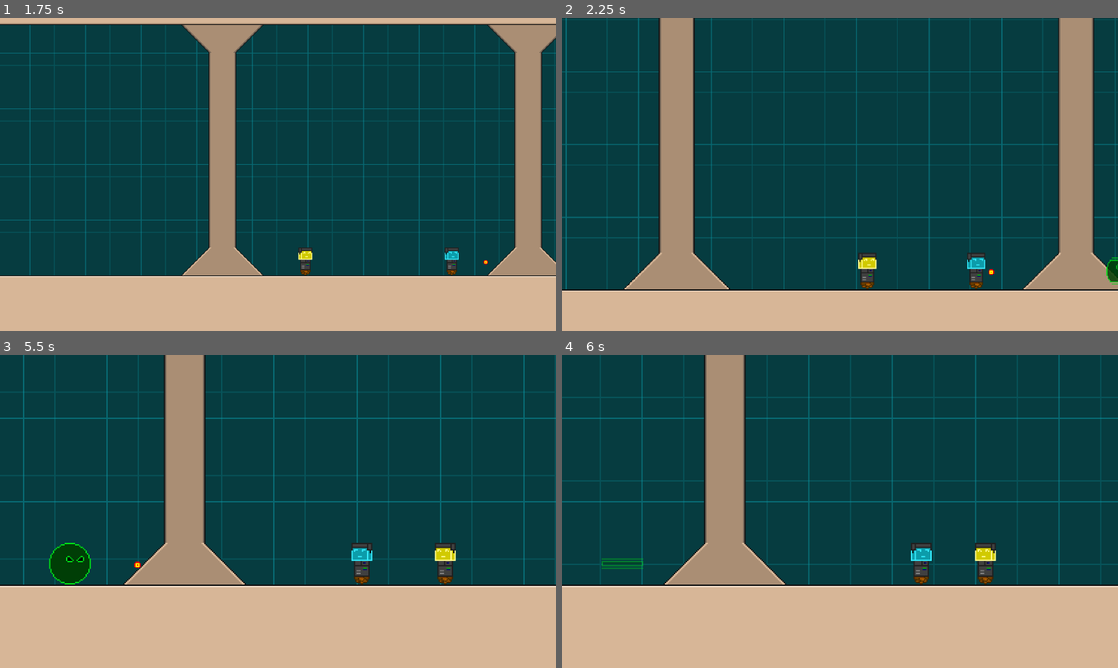
Above: before the commit, frames 1-4 (two rows, left to right).
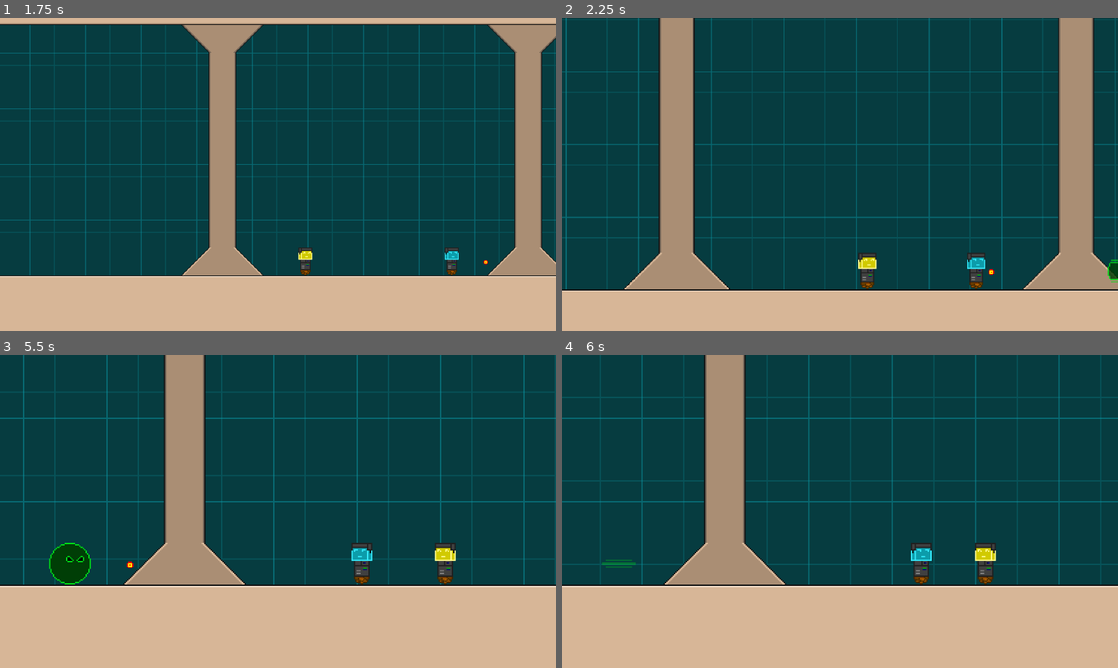
Above: after the commit, the same moments.

Repository: SpeedyVelcro/advanced-invasion
Game: Godot game, scene res://Level/04City/LastStand.tscn
The game is run twice, just before and just after one commit, with the same random seed, the same clock (stepped at 60 frames per second) and the same inputs. This scene is started directly instead of the project's main scene. Sound files missing from this copy of the repository are replaced by a short silence.
Inputs (mouse positions are in pixels of both pictures, inside the frame that each line leads up to):
- Up to frame 1 (1.75 s): tap Enter (ui_accept) at 0.5 s; move the mouse to (400, 158) at 0.52 s; hold D (move_right) 0.53-1.25 s; tap Space (attack) at 0.6 s; click (400, 158) at 0.67 s; tap W (jump) at 0.77 s; drag from (166, 190) to (305, 265) at 1.27 s
- Up to frame 2 (2.25 s): move the mouse to (895, 105) at 2.02 s; hold A (move_left) from 2.03 s (still down); tap Mouse wheel up (zoom_in) at 2.1 s
- Up to frame 3 (5.5 s): release A (move_left) at 2.75 s; drag from (250, 574) to (111, 464) at 2.77 s; drag from (278, 646) to (278, 564) at 3.52 s; drag from (111, 464) to (194, 433) at 4.27 s; move the mouse to (305, 511) at 5.02 s; hold D (move_right) from 5.03 s (still down); tap Alt at 5.1 s; click (305, 511) at 5.17 s
- Up to frame 4 (6 s): release D (move_right) at 5.75 s; drag from (756, 433) to (728, 527) at 5.77 s

Frame 1 is identical in both runs. In frame 2, less than 0.1% of the frame differs, in the area x 77-100%, y 76-86%; in frame 3, less than 0.1%; in frame 4, 0.2%, in the area x 7-15%, y 64-69%.

Commit message:
Fix bullet damping

Diff:
--- a/Entity/Bullet/Bullet.tscn
+++ b/Entity/Bullet/Bullet.tscn
@@ -1,16 +1,13 @@
-[gd_scene load_steps=2 format=2]
+[gd_scene format=3 uid="uid://cpu4q2s24nnnm"]
 
-[ext_resource path="res://Entity/Bullet/Bullet.gd" type="Script" id=1]
+[ext_resource type="Script" uid="uid://d1jdwlg7jm57p" path="res://Entity/Bullet/Bullet.gd" id="1"]
 
-[node name="Bullet" type="RigidBody2D" groups=[
-"bullet",
-]]
+[node name="Bullet" type="RigidBody2D" unique_id=221758458 groups=["bullet"]]
 collision_layer = 16
 collision_mask = 73
 gravity_scale = 0.0
 continuous_cd = 1
+contact_monitor = true
 max_contacts_reported = 1
-contact_monitor = true
-linear_damp = 0.0
-angular_damp = 0.0
-script = ExtResource( 1 )
+linear_damp_mode = 1
+script = ExtResource("1")
